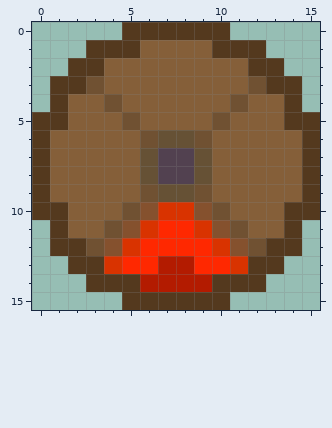
File history of a pixel-art sprite, assets/intersection1.png. That is the earlier state.
The file is 16x16 pixels.
Once edited:
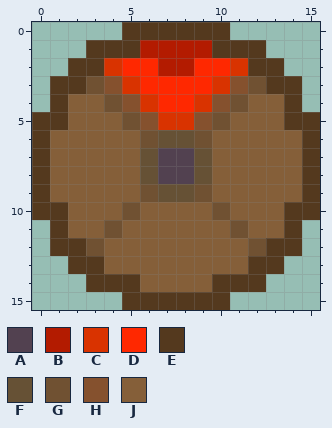
Palette (. is transparent): A #524150  B #b31b00  C #d93300  D #ff2800  E #54391e  F #665135  G #705132  H #85512e  J #855f39
Difference:
y 1: x 6..9 JJJJ -> BBBB
y 2: x 4..11 JJJJJJJJ -> CDDBBDDC
y 3: x 4..11 JJJJJJJJ -> HCDDDDCH
y 4: x 5..10 JJJJJJ -> HCDDCH
y 5: x 6..9 JJJJ -> HCCH
y 10: x 6..9 HCCH -> JJJJ
y 11: x 5..10 HCDDCH -> JJJJJJ
y 12: x 4..11 HCDDDDCH -> JJJJJJJJ
y 13: x 4..11 CDDBBDDC -> JJJJJJJJ
y 14: x 6..9 BBBB -> JJJJ
Boxes around the changes in both pictures, in picture pixels (x1, y1, x2, y2):
changed: (104, 40, 248, 130)
changed: (104, 202, 248, 292)
